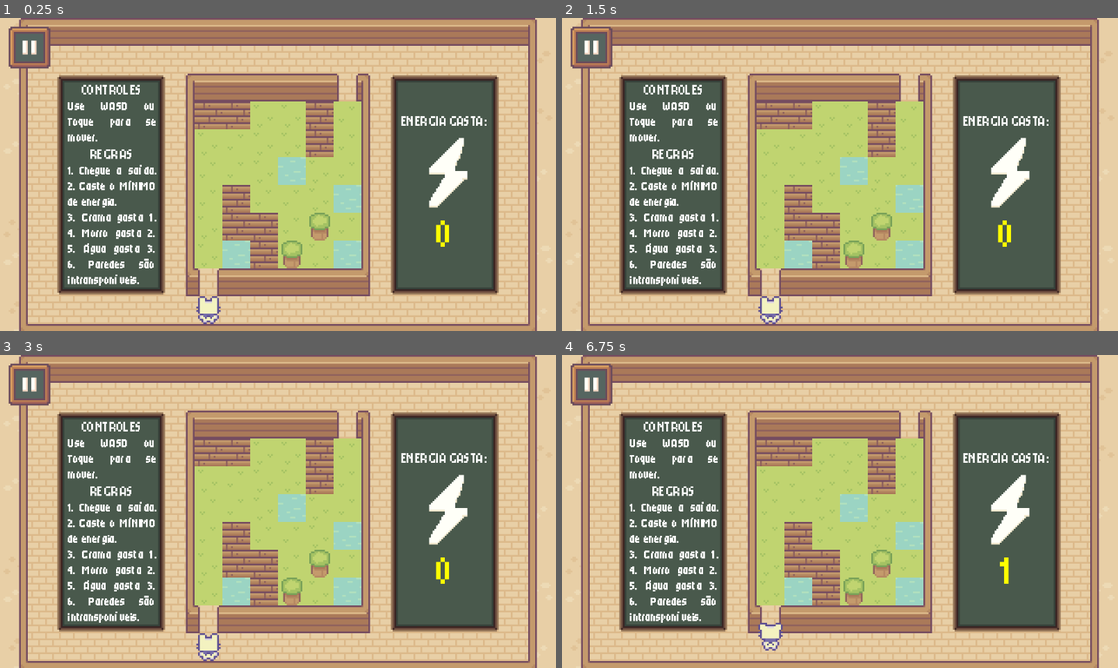
Above: before the commit, frames 1-4 (two rows, left to right).
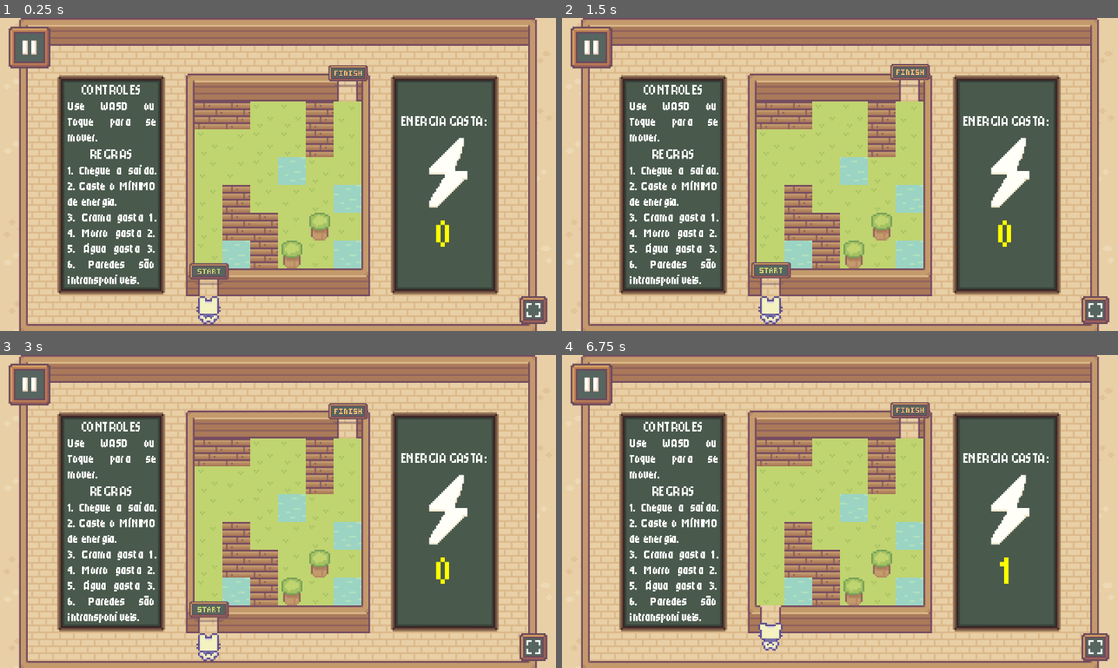
Above: after the commit, the same moments.

Repository: Luciano-Tadeu/pathfiding-game-A-
Game: Godot game, scene res://cenas/Ambiente.tscn
Same seed, same stepped clock (60 frames per second), same inputs: the game is played once before the commit and once after it.
Inputs (mouse positions are in pixels of both pictures, inside the frame that each line leads up to):
- Up to frame 1 (0.25 s): no input
- Up to frame 2 (1.5 s): move the mouse to (962, 158) at 0.52 s; hold D (Direita) 0.53-1.25 s; hold S (Trás) 0.53-1.25 s; click (962, 158) at 0.67 s; drag from (728, 190) to (812, 237) at 1.27 s
- Up to frame 3 (3 s): move the mouse to (333, 442) at 2.02 s; hold D (Direita) 2.03-2.75 s; hold S (Trás) 2.03-2.75 s; drag from (250, 574) to (111, 464) at 2.77 s
- Up to frame 4 (6.75 s): move the mouse to (1006, 558) at 3.52 s; hold A (Esquerda) 3.53-4.25 s; hold S (Trás) 3.53-4.25 s; drag from (673, 464) to (756, 433) at 4.27 s; move the mouse to (867, 511) at 5.02 s; hold A (Esquerda) 5.03-5.75 s; hold S (Trás) 5.03-5.75 s; click (867, 511) at 5.17 s; drag from (756, 433) to (728, 527) at 5.77 s; move the mouse to (962, 495) at 6.52 s; hold W (Frente) from 6.53 s (still down); hold S (Trás) from 6.53 s (still down)

The runs differ from the first frame. In frame 1, 1.2% of the frame differs, in the area x 34-99%, y 15-98%; in frame 2, 1.2%; in frame 3, 1.2%; in frame 4, 0.8%.

Commit message:
Adaptação Mobile 2/2

Diff:
--- a/godot/cenas/Ambiente.tscn
+++ b/godot/cenas/Ambiente.tscn
@@ -7,6 +7,10 @@
 [ext_resource type="Texture2D" uid="uid://tuywn2x08j1i" path="res://Sprout Lands - Sprites - Basic pack/Sprout Lands - Sprites - Basic pack/Objects/botao_pause.png" id="6_x7mbq"]
 [ext_resource type="AudioStream" uid="uid://d1ukllobl18o" path="res://sounds/regrowth wip.wav" id="7_x7mbq"]
 [ext_resource type="Texture2D" uid="uid://c8k3y36pxo6ni" path="res://Sprout Lands - Sprites - Basic pack/Sprout Lands - Sprites - Basic pack/Objects/botao_pause_pressionado.png" id="7_xxr1h"]
+[ext_resource type="Texture2D" uid="uid://bulno5w8y6vy8" path="res://Sprout Lands - Sprites - Basic pack/Sprout Lands - Sprites - Basic pack/Objects/botao_tela_cheia.png" id="8_5yt7n"]
+[ext_resource type="Texture2D" uid="uid://c3x3oblq2tiop" path="res://Sprout Lands - Sprites - Basic pack/Sprout Lands - Sprites - Basic pack/Objects/botao_tela_cheia_pressionado.png" id="9_anr53"]
+[ext_resource type="Script" uid="uid://doafkcgy6e2na" path="res://scripts/game/touch_screen_button_expandir.gd" id="10_8v76g"]
+[ext_resource type="Texture2D" uid="uid://txcivwgbytkd" path="res://Sprout Lands - Sprites - Basic pack/Sprout Lands - Sprites - Basic pack/Objects/botao_sair_tela_cheia.png" id="11_anr53"]
 
 [node name="Ambiente" type="Node2D" unique_id=144985110]
 script = ExtResource("1_xxr1h")
@@ -27,8 +31,18 @@
 stream = ExtResource("7_x7mbq")
 autoplay = true
 
-[node name="TouchScreenButton" type="TouchScreenButton" parent="." unique_id=310481494]
+[node name="TouchScreenButton_Pause" type="TouchScreenButton" parent="." unique_id=310481494]
 position = Vector2(5, 5)
 texture_normal = ExtResource("6_x7mbq")
 texture_pressed = ExtResource("7_xxr1h")
 action = "ui_cancel"
+
+[node name="TouchScreenButton_Expandir" type="TouchScreenButton" parent="." unique_id=903365731]
+position = Vector2(299, 160)
+texture_normal = ExtResource("8_5yt7n")
+texture_pressed = ExtResource("9_anr53")
+script = ExtResource("10_8v76g")
+icone_entrar_tela_cheia = ExtResource("8_5yt7n")
+icone_sair_tela_cheia = ExtResource("11_anr53")
+
+[connection signal="released" from="TouchScreenButton_Expandir" to="TouchScreenButton_Expandir" method="_on_released"]
--- a/godot/cenas/Gameplay.tscn
+++ b/godot/cenas/Gameplay.tscn
@@ -4,11 +4,85 @@
 [ext_resource type="Script" uid="uid://dtgh7mjaodyvs" path="res://scripts/game/randomizer.gd" id="2_drsy8"]
 [ext_resource type="FontFile" uid="uid://bp70v1mryrko0" path="res://Sprout Lands - Sprites - Basic pack/Sprout Lands - Sprites - Basic pack/Font/Pixuf.ttf" id="3_325o7"]
 [ext_resource type="PackedScene" uid="uid://dck8cdiy1nn34" path="res://cenas/Player.tscn" id="3_jgluu"]
+[ext_resource type="Texture2D" uid="uid://dukqe6ma24sho" path="res://Sprout Lands - Sprites - Basic pack/Sprout Lands - Sprites - Basic pack/Objects/placa_start_spritesheet.png" id="5_325o7"]
+[ext_resource type="Texture2D" uid="uid://b2jsesqfrg6pb" path="res://Sprout Lands - Sprites - Basic pack/Sprout Lands - Sprites - Basic pack/Objects/placa_finish_spritesheet.png" id="6_uoc8f"]
 
 [sub_resource type="StyleBoxEmpty" id="StyleBoxEmpty_s25r4"]
 content_margin_left = 2.0
 content_margin_top = 1.0
 content_margin_right = 1.0
+
+[sub_resource type="AtlasTexture" id="AtlasTexture_uoc8f"]
+atlas = ExtResource("5_325o7")
+region = Rect2(0, 0, 33, 24)
+
+[sub_resource type="AtlasTexture" id="AtlasTexture_32qbj"]
+atlas = ExtResource("5_325o7")
+region = Rect2(33, 0, 33, 24)
+
+[sub_resource type="AtlasTexture" id="AtlasTexture_etajc"]
+atlas = ExtResource("5_325o7")
+region = Rect2(66, 0, 33, 24)
+
+[sub_resource type="AtlasTexture" id="AtlasTexture_q4e0o"]
+atlas = ExtResource("5_325o7")
+region = Rect2(99, 0, 33, 24)
+
+[sub_resource type="SpriteFrames" id="SpriteFrames_noigb"]
+animations = [{
+"frames": [{
+"duration": 1.0,
+"texture": SubResource("AtlasTexture_uoc8f")
+}, {
+"duration": 1.0,
+"texture": SubResource("AtlasTexture_32qbj")
+}, {
+"duration": 1.0,
+"texture": SubResource("AtlasTexture_etajc")
+}, {
+"duration": 1.0,
+"texture": SubResource("AtlasTexture_q4e0o")
+}],
+"loop": 1,
+"name": &"default",
+"speed": 4.0
+}]
+
+[sub_resource type="AtlasTexture" id="AtlasTexture_uo283"]
+atlas = ExtResource("6_uoc8f")
+region = Rect2(0, 0, 33, 24)
+
+[sub_resource type="AtlasTexture" id="AtlasTexture_0d57n"]
+atlas = ExtResource("6_uoc8f")
+region = Rect2(33, 0, 33, 24)
+
+[sub_resource type="AtlasTexture" id="AtlasTexture_1b70l"]
+atlas = ExtResource("6_uoc8f")
+region = Rect2(66, 0, 33, 24)
+
+[sub_resource type="AtlasTexture" id="AtlasTexture_2eppx"]
+atlas = ExtResource("6_uoc8f")
+region = Rect2(99, 0, 33, 24)
+
+[sub_resource type="SpriteFrames" id="SpriteFrames_325o7"]
+animations = [{
+"frames": [{
+"duration": 1.0,
+"texture": SubResource("AtlasTexture_uo283")
+}, {
+"duration": 1.0,
+"texture": SubResource("AtlasTexture_0d57n")
+}, {
+"duration": 1.0,
+"texture": SubResource("AtlasTexture_1b70l")
+}, {
+"duration": 1.0,
+"texture": SubResource("AtlasTexture_2eppx")
+}],
+"loop": 1,
+"name": &"default",
+"speed": 4.0
+}]
 
 [node name="Gameplay" type="Node2D" unique_id=9249305]
 
@@ -90,3 +164,15 @@
 
 [node name="Player" parent="." unique_id=1714485947 instance=ExtResource("3_jgluu")]
 position = Vector2(120, 164)
+
+[node name="placa_start" type="AnimatedSprite2D" parent="." unique_id=648254629]
+position = Vector2(119.6875, 147.5)
+scale = Vector2(0.68560547, 0.62500006)
+sprite_frames = SubResource("SpriteFrames_noigb")
+autoplay = "default"
+
+[node name="placa_finish" type="AnimatedSprite2D" parent="." unique_id=701355094]
+position = Vector2(200.00002, 34.000008)
+scale = Vector2(0.68560547, 0.62500006)
+sprite_frames = SubResource("SpriteFrames_325o7")
+autoplay = "default"
--- a/godot/cenas/Replay.tscn
+++ b/godot/cenas/Replay.tscn
@@ -17,6 +17,10 @@
 [ext_resource type="PackedScene" uid="uid://cyyrlkdufcovk" path="res://cenas/Menu_Replay.tscn" id="15_pnhrm"]
 [ext_resource type="Texture2D" uid="uid://tuywn2x08j1i" path="res://Sprout Lands - Sprites - Basic pack/Sprout Lands - Sprites - Basic pack/Objects/botao_pause.png" id="16_tugry"]
 [ext_resource type="Texture2D" uid="uid://c8k3y36pxo6ni" path="res://Sprout Lands - Sprites - Basic pack/Sprout Lands - Sprites - Basic pack/Objects/botao_pause_pressionado.png" id="17_xuqc0"]
+[ext_resource type="Texture2D" uid="uid://bulno5w8y6vy8" path="res://Sprout Lands - Sprites - Basic pack/Sprout Lands - Sprites - Basic pack/Objects/botao_tela_cheia.png" id="18_1vn6i"]
+[ext_resource type="Texture2D" uid="uid://c3x3oblq2tiop" path="res://Sprout Lands - Sprites - Basic pack/Sprout Lands - Sprites - Basic pack/Objects/botao_tela_cheia_pressionado.png" id="19_4v4pu"]
+[ext_resource type="Script" uid="uid://doafkcgy6e2na" path="res://scripts/game/touch_screen_button_expandir.gd" id="20_cdxmy"]
+[ext_resource type="Texture2D" uid="uid://txcivwgbytkd" path="res://Sprout Lands - Sprites - Basic pack/Sprout Lands - Sprites - Basic pack/Objects/botao_sair_tela_cheia.png" id="21_rqluj"]
 
 [sub_resource type="TileSetAtlasSource" id="TileSetAtlasSource_5psx8"]
 texture = ExtResource("1_54w33")
@@ -664,3 +668,13 @@
 texture_normal = ExtResource("16_tugry")
 texture_pressed = ExtResource("17_xuqc0")
 action = "ui_cancel"
+
+[node name="TouchScreenButton_Expandir" type="TouchScreenButton" parent="." unique_id=402648788]
+position = Vector2(299, 160)
+texture_normal = ExtResource("18_1vn6i")
+texture_pressed = ExtResource("19_4v4pu")
+script = ExtResource("20_cdxmy")
+icone_entrar_tela_cheia = ExtResource("18_1vn6i")
+icone_sair_tela_cheia = ExtResource("21_rqluj")
+
+[connection signal="released" from="TouchScreenButton_Expandir" to="TouchScreenButton_Expandir" method="_on_released"]
--- a/godot/scripts/game/movement.gd
+++ b/godot/scripts/game/movement.gd
@@ -102,6 +102,7 @@
 	if nova_posicao_grid.x == 7 and nova_posicao_grid.y == 9:
 		if started == false:
 			started = true
+			$"../placa_start".queue_free()
 			posicao_grid = nova_posicao_grid + direcao
 
 			var tile_data = mapa.get_cell_tile_data(posicao_grid)
@@ -123,6 +124,7 @@
 	# Último movimento de FINISH
 	if nova_posicao_grid.x == 12 and nova_posicao_grid.y == 2:
 		finished = true
+		$"../placa_finish".queue_free()
 		posicao_grid = nova_posicao_grid + direcao
 		caminho_percorrido.append(direcao)
 		sprite.play("Up")
--- /dev/null
+++ b/godot/scripts/game/touch_screen_button_expandir.gd
@@ -0,0 +1,14 @@
+extends TouchScreenButton
+
+@export var icone_entrar_tela_cheia: Texture2D
+@export var icone_sair_tela_cheia: Texture2D
+
+func _on_released():
+	var modo_atual = DisplayServer.window_get_mode()
+
+	if modo_atual == DisplayServer.WINDOW_MODE_FULLSCREEN:
+		DisplayServer.window_set_mode(DisplayServer.WINDOW_MODE_WINDOWED)
+		texture_normal = icone_entrar_tela_cheia
+	else:
+		DisplayServer.window_set_mode(DisplayServer.WINDOW_MODE_FULLSCREEN)
+		texture_normal = icone_sair_tela_cheia
Binary file added: godot/Sprout Lands - Sprites - Basic pack/Sprout Lands - Sprites - Basic pack/Objects/botao_sair_tela_cheia.png
Not shown, added: godot/Sprout Lands - Sprites - Basic pack/Sprout Lands - Sprites - Basic pack/Objects/botao_sair_tela_cheia.png.import
Binary file added: godot/Sprout Lands - Sprites - Basic pack/Sprout Lands - Sprites - Basic pack/Objects/botao_tela_cheia.png
Not shown, added: godot/Sprout Lands - Sprites - Basic pack/Sprout Lands - Sprites - Basic pack/Objects/botao_tela_cheia.png.import
Binary file added: godot/Sprout Lands - Sprites - Basic pack/Sprout Lands - Sprites - Basic pack/Objects/botao_tela_cheia_pressionado.png
Not shown, added: godot/Sprout Lands - Sprites - Basic pack/Sprout Lands - Sprites - Basic pack/Objects/botao_tela_cheia_pressionado.png.import
Binary file added: godot/Sprout Lands - Sprites - Basic pack/Sprout Lands - Sprites - Basic pack/Objects/placa_finish_spritesheet.png
Not shown, added: godot/Sprout Lands - Sprites - Basic pack/Sprout Lands - Sprites - Basic pack/Objects/placa_finish_spritesheet.png.import
Binary file added: godot/Sprout Lands - Sprites - Basic pack/Sprout Lands - Sprites - Basic pack/Objects/placa_start_spritesheet.png
Not shown, added: godot/Sprout Lands - Sprites - Basic pack/Sprout Lands - Sprites - Basic pack/Objects/placa_start_spritesheet.png.import
Not shown, changed: godot/export_presets.cfg
Not shown, added: godot/scripts/game/touch_screen_button_expandir.gd.uid
